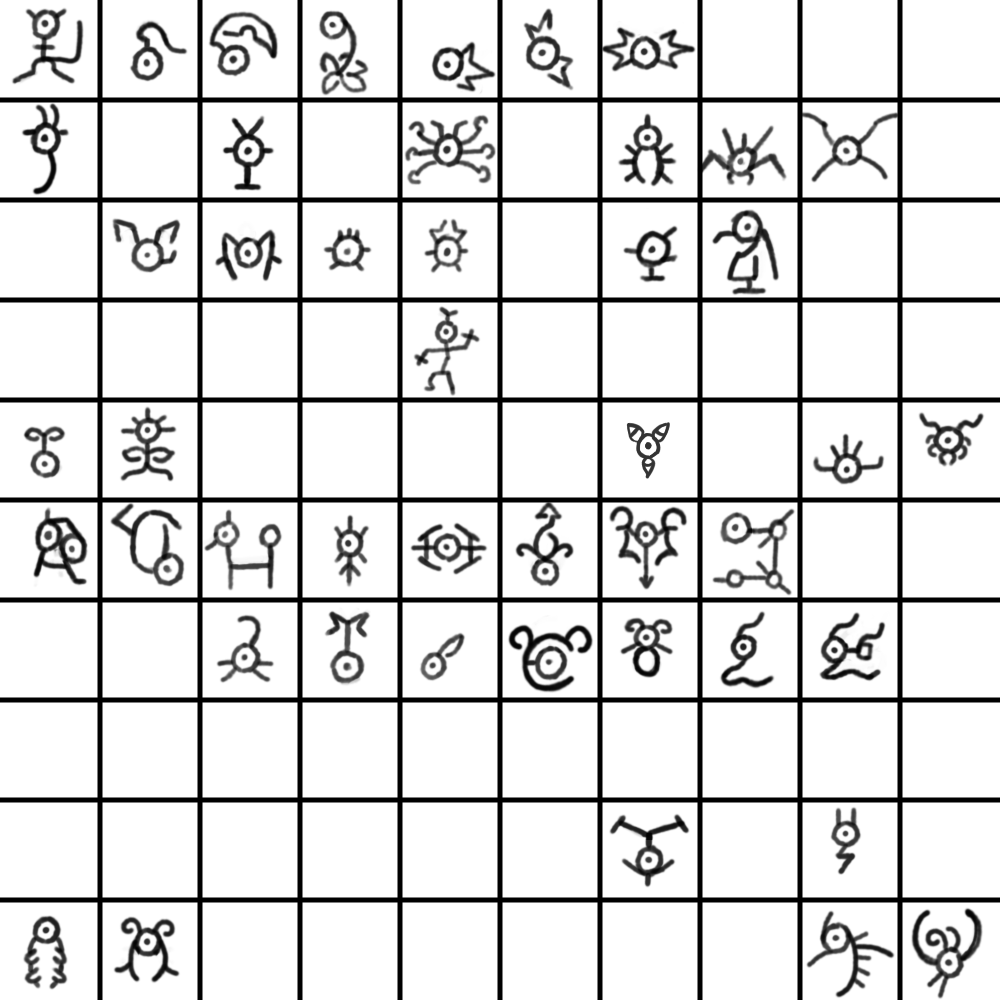
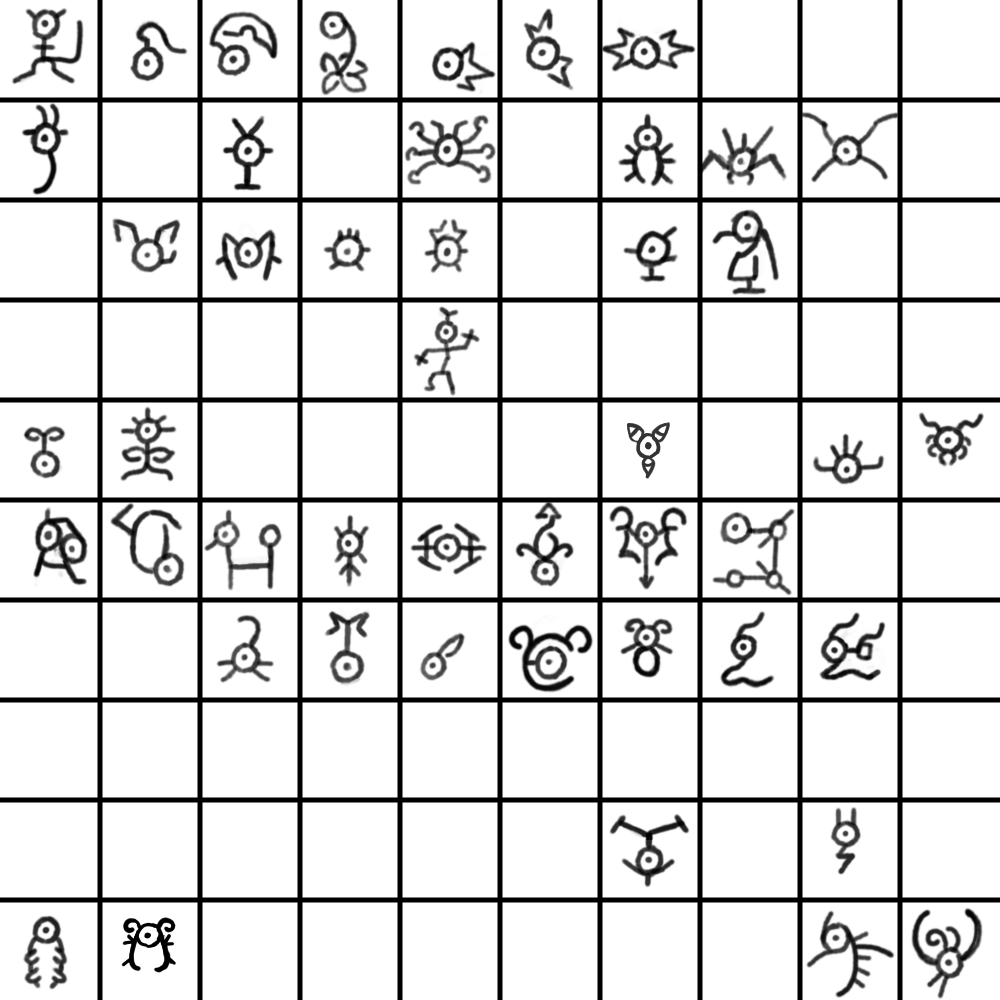
Comparing the layer stacks of the two 1000 x 1000 images. Changes:
painted on "Paint Layer 1" over [left=113, top=916, right=180, bottom=984]
